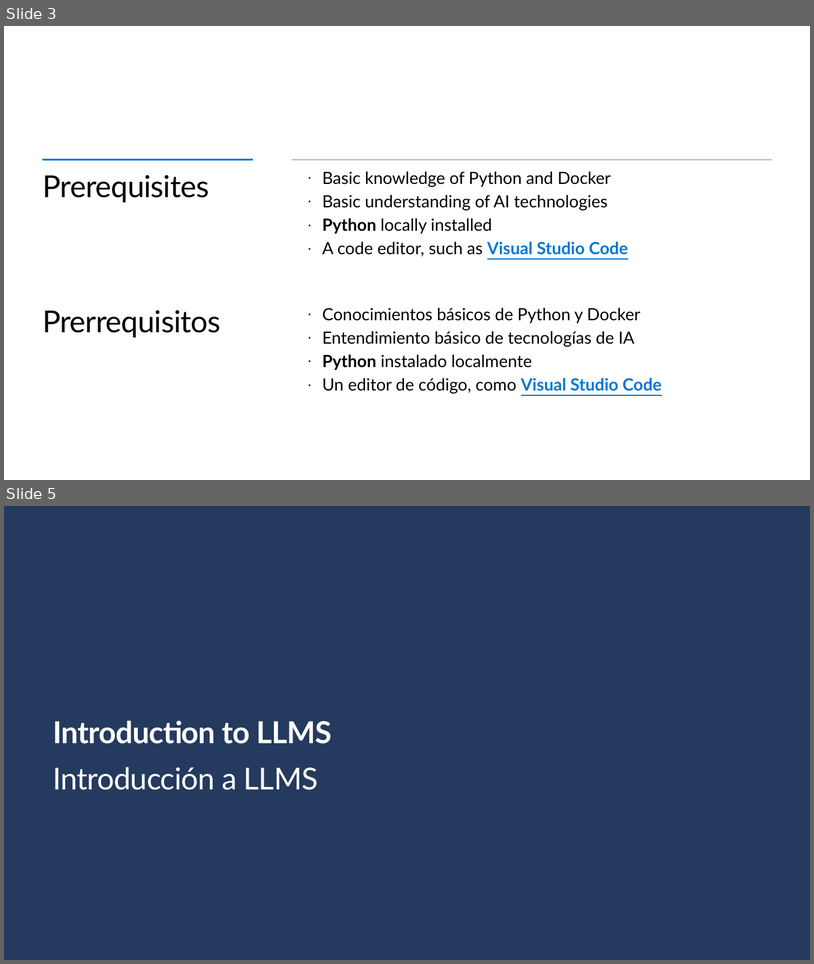
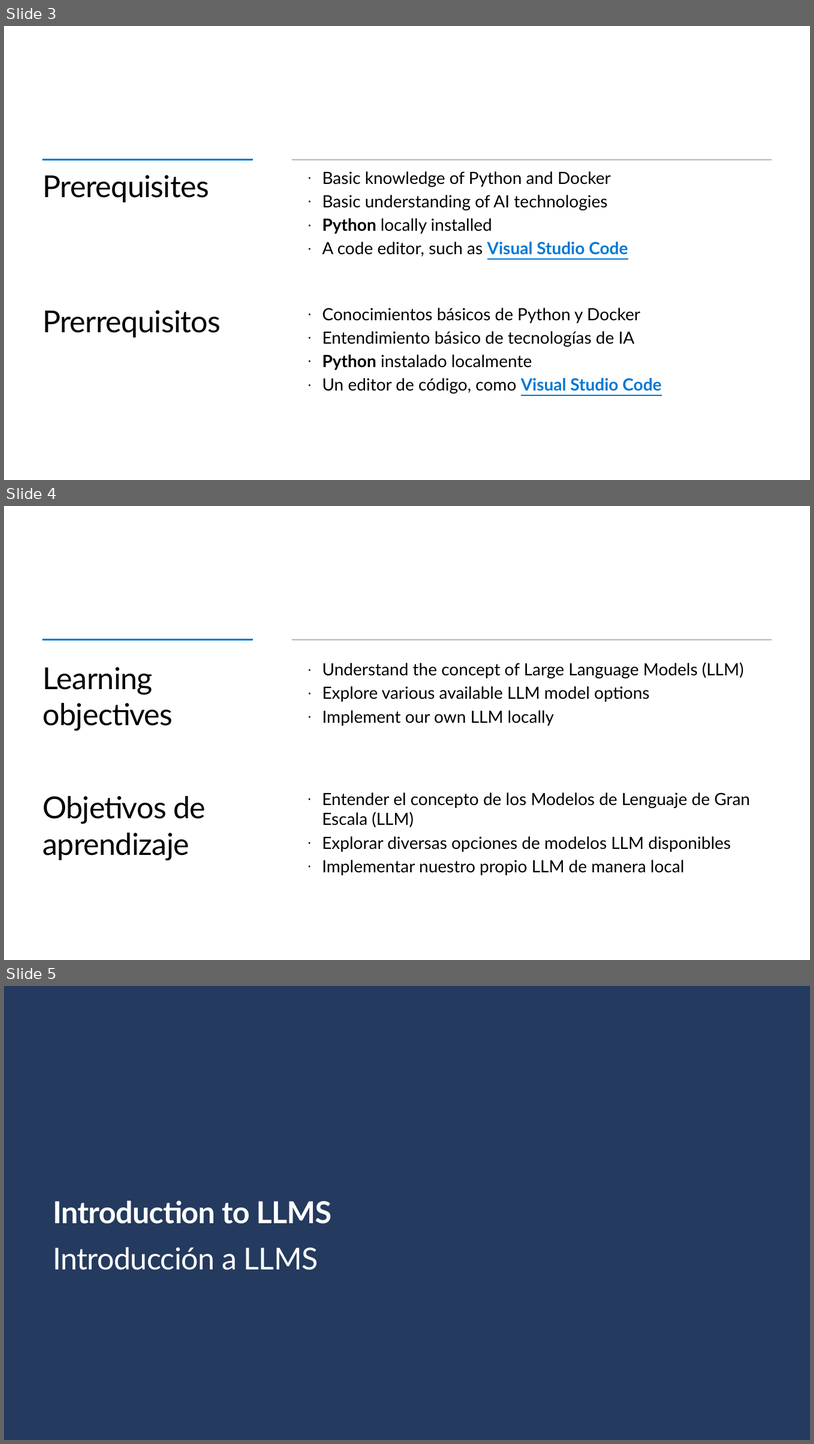
Before and after one commit to Gilberto-Guzman-Student-Ambassadors/AI-Adventures-Exploring-LLM-Models-Building-Your-Own-Chatbot-Locally-and-in-the-Cloud-, a slide deck: presentation/slides.pptx. Shown one above the other, each under a label of ours: slides 3 and 5 before the commit, slides 3, 4 and 5 after it; the slides between them are not shown. The pictures are 814x964 and 814x1444 pixels, drawn with LibreOffice and Linux fonts; fonts in the diff are those of the drawing; background and template pictures are left out. Boxes give left, top, right and bottom in pixels: in the first picture for what was removed or moved away, otherwise in the second. Text is boxed around its words. In the diff, an @@ line names an element or a change of style, - is before the commit and + after.

```diff
--- a/presentation/slides.pptx
+++ b/presentation/slides.pptx
@@ slide 4 added at (4,506,810,960), background #FFFFFF; not listed: 2 template elements that a slide beside it also shows @@
@@ title added at (43,667,173,730), 36 pt, text #000000 @@
+Learning objectives
@@ text added at (323,662,744,726), 20 pt, text #000000 @@
+  · Understand the concept of Large Language Models (LLM)
+  · Explore various available LLM model options
+  · Implement our own LLM locally
@@ text added at (322,792,750,875), 20 pt, text #000000 @@
+  · Entender el concepto de los Modelos de Lenguaje de Gran Escala (LLM)
+  · Explorar diversas opciones de modelos LLM disponibles
+  · Implementar nuestro propio LLM de manera local
@@ text added at (42,796,206,859), 36 pt, text #000000 @@
+Objetivos de aprendizaje
```
Also in this commit, not shown: 4 slides changed, 2 other slides added, 3 slides removed.
